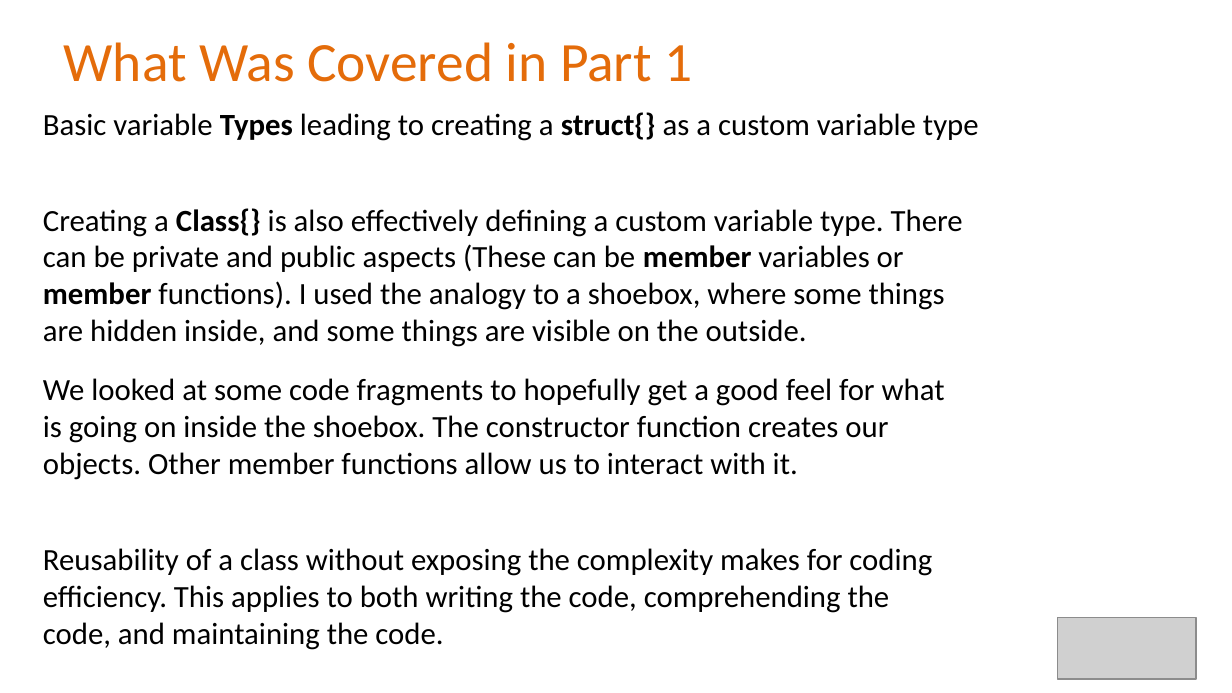
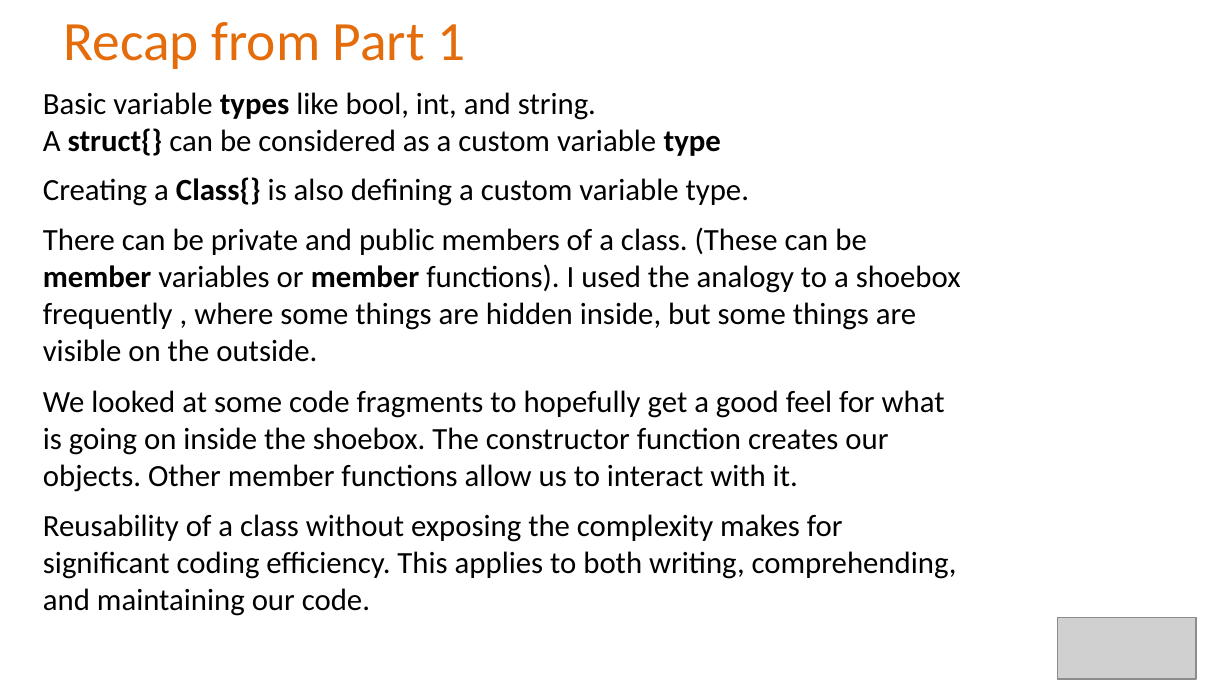
Before and after one commit to Alan-Lomax/MERG-SIG-Presentations, a slide deck: slide 6 of Introduction to Class Programming Part 2.pptx (slide 4 before the commit). Drawn at 1232x693 pixels with LibreOffice and Linux fonts; fonts in the diff are those of the drawing; grey boxes stand for pictures; background and template pictures are left out. Boxes give left, top, right and bottom in pixels: in the first picture for what was removed or moved away, otherwise in the second. Text is boxed around its words. In the diff, an @@ line names an element or a change of style, - is before the commit and + after.

```diff
--- a/Introduction to Class Programming Part 2.pptx
+++ b/Introduction to Class Programming Part 2.pptx
@@ title at [64, 22, 465, 69]: text changed @@
-What Was Covered in Part 1
+Recap from Part 1
@@ text at [43, 92, 721, 156]: text changed @@
-Basic variable Types leading to creating a struct{} as a custom variable type
+Basic variable types like bool, int, and string.
+A struct{} can be considered as a custom variable type
@@ text added at [43, 177, 749, 206], 18 pt, text #000000 @@
+Creating a Class{} is also defining a custom variable type.
@@ text at [43, 227, 961, 362]: text changed @@
-Creating a Class{} is also effectively defining a custom variable type. There can be private and public aspects (These can be member variables or member functions). I used the analogy to a shoebox, where some things are hidden inside, and some things are visible on the outside.
+There can be private and public members of a class. (These can be member variables or member functions). I used the analogy to a shoebox frequently , where some things are hidden inside, but some things are visible on the outside.
@@ text "We looked at some code ...": place and size @@
-text "We looked at some code ..." at [43, 378, 945, 480]
+text "We looked at some code ..." at [43, 390, 945, 492]
@@ text at [43, 514, 957, 616]: text changed @@
-Reusability of a class without exposing the complexity makes for coding efficiency. This applies to both writing the code, comprehending the code, and maintaining the code.
+Reusability of a class without exposing the complexity makes for significant coding efficiency. This applies to both writing, comprehending, and maintaining our code.
```
Also in this commit, not shown: 12 other slides changed, 3 slides added, 1 other file.
